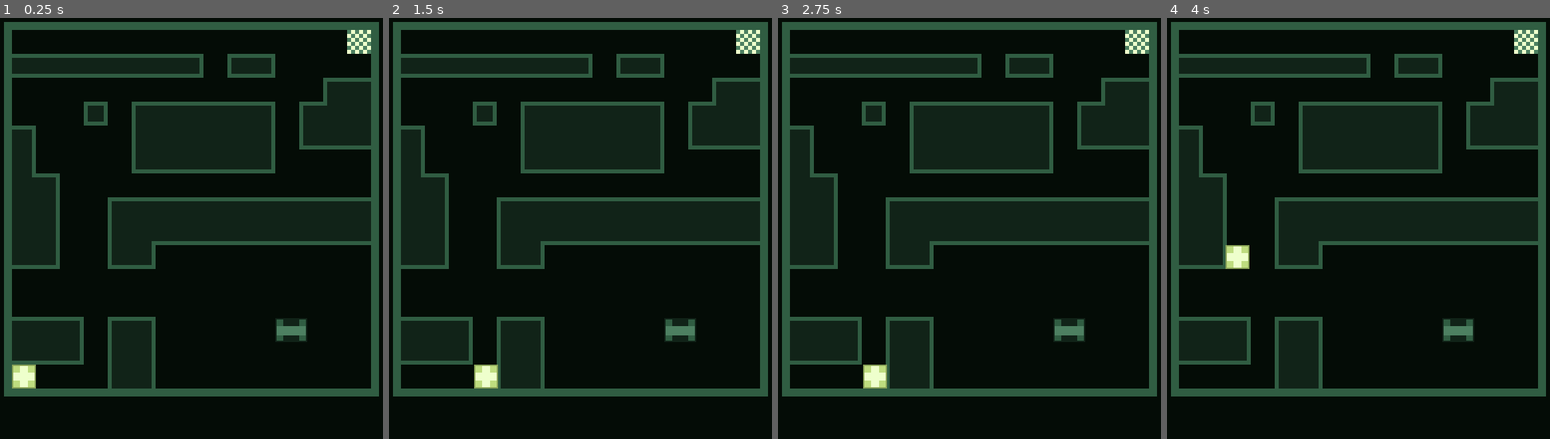
Above: before the commit, frames 1-4 (left to right).
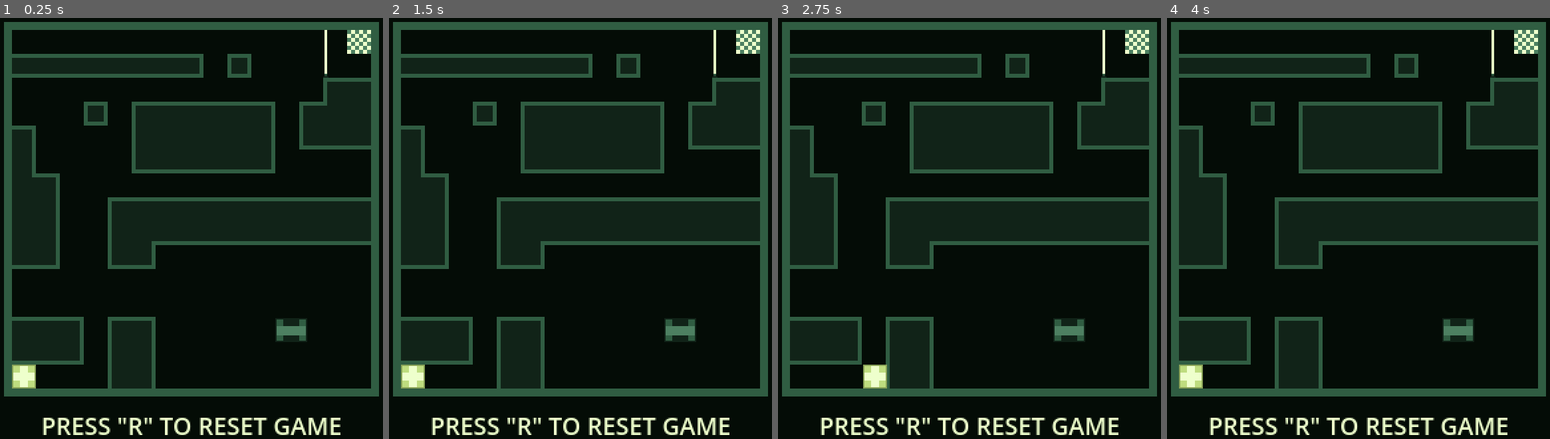
Above: after the commit, the same moments.

Repository: pangeon/Pixel-Mania
Game: Godot game, scene res://scenes/game.tscn
Same seed, same stepped clock (60 frames per second), same inputs: the game is played once before the commit and once after it.
Inputs:
- Up to frame 1 (0.25 s): no input
- Up to frame 2 (1.5 s): tap R (reset, bound only after the commit) at 0.5, 1.25 s; hold Right (move_right) 0.53-1.28 s; hold Down (move_down) from 1.28 s (still down)
- Up to frame 3 (2.75 s): tap R (reset, bound only after the commit) at 2 s; release Down (move_down) at 2.03 s; hold Right (move_right) from 2.03 s (still down)
- Up to frame 4 (4 s): tap R (reset, bound only after the commit) at 2.75, 3.5 s; release Right (move_right) at 2.78 s; hold Up (move_up) 2.78-3.53 s; hold Left (move_left) from 3.53 s (still down)

The runs differ from the first frame. In frame 1, 1.8% of the frame differs, in the area x 11-89%, y 2-100%; in frame 2, 2.5%, in the area x 3-89%, y 2-100%; in frame 3, 1.8%; in frame 4, 2.5%.

Commit message:
add laser beam reset current scene

Diff:
--- a/globals.gd
+++ b/globals.gd
@@ -1,20 +1,21 @@
 extends Node
 
 func _ready():
-	print("-- GLOBALS --")
-	print("CANVAS_HEIGHT: ", CANVAS_HEIGHT)
-	print("CANVAS_WIDTH: ", CANVAS_WIDTH)
-	print("CANVAS_PADDING: ", CANVAS_PADDING)
-	print("LINE_WIDTH: ", LINE_WIDTH)
-	print("PLAYER_SIZE: ", PLAYER_SIZE)
-	print("PLAYER_SPEED: ", PLAYER_SPEED)
-	print("BG_COLOR: ", BG_COLOR)
-	print("BORDER_COLOR: ", BORDER_COLOR)
-	print("GAME_AREA_X: ", GAME_AREA_X)
-	print("GAME_AREA_Y: ", GAME_AREA_Y)
-	print("PLAYER_AREA: ", PLAYER_AREA)
-	print("PLAYER_START: ", PLAYER_START)
-	print("-------------")
+#	print("-- GLOBALS --")
+#	print("CANVAS_HEIGHT: ", CANVAS_HEIGHT)
+#	print("CANVAS_WIDTH: ", CANVAS_WIDTH)
+#	print("CANVAS_PADDING: ", CANVAS_PADDING)
+#	print("LINE_WIDTH: ", LINE_WIDTH)
+#	print("PLAYER_SIZE: ", PLAYER_SIZE)
+#	print("PLAYER_SPEED: ", PLAYER_SPEED)
+#	print("BG_COLOR: ", BG_COLOR)
+#	print("BORDER_COLOR: ", BORDER_COLOR)
+#	print("GAME_AREA_X: ", GAME_AREA_X)
+#	print("GAME_AREA_Y: ", GAME_AREA_Y)
+#	print("PLAYER_AREA: ", PLAYER_AREA)
+#	print("PLAYER_START: ", PLAYER_START)
+#	print("-------------")
+	pass
 
 const CANVAS_HEIGHT: float = 372.0
 const CANVAS_WIDTH: float = 372.0
--- a/project.godot
+++ b/project.godot
@@ -51,6 +51,11 @@
 "events": [Object(InputEventKey,"resource_local_to_scene":false,"resource_name":"","device":0,"window_id":0,"alt_presse …(181 unchanged characters)…
 ]
 }
+reset={
+"deadzone": 0.5,
+"events": [Object(InputEventKey,"resource_local_to_scene":false,"resource_name":"","device":0,"window_id":0,"alt_pressed":false,"shift_pressed":false,"ctrl_pressed":false,"meta_pressed":false,"pressed":false,"keycode":0,"physical_keycode":82,"key_label":0,"unicode":0,"echo":false,"script":null)
+]
+}
 
 [layer_names]
 
@@ -58,6 +63,7 @@
 2d_physics/layer_2="chests"
 2d_physics/layer_3="walls"
 2d_physics/layer_4="tilemap"
+2d_physics/layer_5="laser"
 
 [physics]
 
--- a/scenes/game.tscn
+++ b/scenes/game.tscn
@@ -1,10 +1,12 @@
-[gd_scene load_steps=12 format=3 uid="uid://dbi45lpog5ros"]
+[gd_scene load_steps=14 format=3 uid="uid://dbi45lpog5ros"]
 
 [ext_resource type="Script" path="res://scripts/background.gd" id="1_5kbue"]
 [ext_resource type="Script" path="res://scripts/game.gd" id="1_n4xvt"]
 [ext_resource type="PackedScene" uid="uid://dn8r6m21c5an" path="res://scenes/player.tscn" id="2_7b6k8"]
 [ext_resource type="PackedScene" uid="uid://kg54s01ginlu" path="res://scenes/chest.tscn" id="3_rqovp"]
 [ext_resource type="Texture2D" uid="uid://3ted24g1yntk" path="res://assets/tile_map_unit_18px.png" id="5_2l4eq"]
+[ext_resource type="PackedScene" uid="uid://c0osq77bxj2bw" path="res://scenes/laser_beam.tscn" id="6_0f2ra"]
+[ext_resource type="PackedScene" uid="uid://cs2npj5lu5xaa" path="res://scenes/info.tscn" id="7_xcppg"]
 
 [sub_resource type="TileSetAtlasSource" id="TileSetAtlasSource_3imup"]
 texture = ExtResource("5_2l4eq")
@@ -127,13 +129,16 @@
 position = Vector2(51, 51)
 tile_set = SubResource("TileSet_hktew")
 format = 2
-layer_0/tile_data = PackedInt32Array(851968, 458752, 0, 8519 …(1207 unchanged characters)… 38, 327680, 1, 65541, 327680, 1, 65545, 196608, 1, 65546, 262144, 1, 196621, 589824, 0, 262157, 458752,  …(234 unchanged characters)…
+layer_0/tile_data = PackedInt32Array(851968, 458752, 0, 8519 …(1207 unchanged characters)… 38, 327680, 1, 65541, 327680, 1, 65545, 0, 1, 196621, 589824, 0, 262157, 458752,  …(234 unchanged characters)…
 
 [node name="Chest" parent="." instance=ExtResource("3_rqovp")]
 position = Vector2(249, 268)
 
 [node name="Player" parent="." instance=ExtResource("2_7b6k8")]
 position = Vector2(-18, -18)
+
+[node name="LaserBeam" parent="." instance=ExtResource("6_0f2ra")]
+position = Vector2(287, 69)
 
 [node name="GameBorders" type="StaticBody2D" parent="."]
 collision_layer = 4
@@ -154,3 +159,18 @@
 [node name="Bottom" type="CollisionShape2D" parent="GameBorders"]
 position = Vector2(186, 324)
 shape = SubResource("RectangleShape2D_pqdyo")
+
+[node name="Info" parent="." instance=ExtResource("7_xcppg")]
+anchors_preset = 7
+anchor_left = 0.5
+anchor_top = 1.0
+anchor_right = 0.5
+offset_left = 186.0
+offset_top = 365.0
+offset_right = 186.0
+offset_bottom = 365.0
+grow_vertical = 0
+size_flags_horizontal = 4
+size_flags_vertical = 8
+
+[connection signal="player_touch" from="LaserBeam" to="Player" method="_on_laser_beam_player_touch"]
--- /dev/null
+++ b/scenes/info.tscn
@@ -0,0 +1,30 @@
+[gd_scene load_steps=2 format=3 uid="uid://cs2npj5lu5xaa"]
+
+[sub_resource type="LabelSettings" id="LabelSettings_6qrnu"]
+font_size = 18
+font_color = Color(0.933333, 1, 0.8, 1)
+
+[node name="Info" type="Control"]
+texture_filter = 1
+layout_mode = 3
+anchors_preset = 15
+anchor_right = 1.0
+anchor_bottom = 1.0
+grow_horizontal = 2
+grow_vertical = 2
+
+[node name="Label" type="Label" parent="."]
+texture_filter = 1
+layout_mode = 1
+anchors_preset = 12
+anchor_top = 1.0
+anchor_right = 1.0
+anchor_bottom = 1.0
+offset_top = -29.0
+offset_bottom = -3.0
+grow_horizontal = 2
+grow_vertical = 0
+text = "PRESS \"R\" TO RESET GAME"
+label_settings = SubResource("LabelSettings_6qrnu")
+horizontal_alignment = 1
+vertical_alignment = 1
--- /dev/null
+++ b/scenes/laser_beam.tscn
@@ -0,0 +1,48 @@
+[gd_scene load_steps=7 format=3 uid="uid://c0osq77bxj2bw"]
+
+[ext_resource type="Script" path="res://scripts/laser_beam.gd" id="1_60uol"]
+[ext_resource type="Texture2D" uid="uid://daq6owk52lw5c" path="res://assets/laser-beam-2x-off.png" id="1_jawex"]
+[ext_resource type="Texture2D" uid="uid://bq32jikdt3xa8" path="res://assets/laser-beam-2x1.png" id="2_g3j6u"]
+[ext_resource type="Texture2D" uid="uid://dahcq50wmsxt3" path="res://assets/laser-beam-2x2.png" id="3_ostos"]
+
+[sub_resource type="SpriteFrames" id="SpriteFrames_x0km0"]
+animations = [{
+"frames": [{
+"duration": 1.0,
+"texture": ExtResource("1_jawex")
+}],
+"loop": true,
+"name": &"off",
+"speed": 5.0
+}, {
+"frames": [{
+"duration": 1.0,
+"texture": ExtResource("2_g3j6u")
+}, {
+"duration": 1.0,
+"texture": ExtResource("3_ostos")
+}],
+"loop": true,
+"name": &"on",
+"speed": 5.0
+}]
+
+[sub_resource type="RectangleShape2D" id="RectangleShape2D_4o7jd"]
+size = Vector2(2, 36)
+
+[node name="LaserBeam" type="Area2D"]
+collision_layer = 16
+collision_mask = 3
+script = ExtResource("1_60uol")
+
+[node name="Animation" type="AnimatedSprite2D" parent="."]
+texture_filter = 1
+sprite_frames = SubResource("SpriteFrames_x0km0")
+animation = &"on"
+autoplay = "on"
+frame_progress = 0.0983291
+
+[node name="CollisionShape" type="CollisionShape2D" parent="."]
+shape = SubResource("RectangleShape2D_4o7jd")
+
+[connection signal="body_entered" from="." to="." method="_on_body_entered"]
--- a/scenes/player.tscn
+++ b/scenes/player.tscn
@@ -18,7 +18,7 @@
 size = Vector2(0.111838, 0.0729135)
 
 [node name="Player" type="CharacterBody2D"]
-collision_mask = 14
+collision_mask = 30
 script = ExtResource("1_c2gyx")
 
 [node name="Sprite2D" type="AnimatedSprite2D" parent="."]
--- /dev/null
+++ b/scripts/laser_beam.gd
@@ -0,0 +1,23 @@
+extends Area2D
+
+class_name LaserBeam
+
+signal player_touch
+signal chest_touch
+
+@onready var animation_sprite: AnimatedSprite2D = $Animation
+@onready var collision_shape: CollisionShape2D = $CollisionShape
+
+func _ready() -> void:
+	pass
+
+func _process(_delta) -> void:
+	pass
+
+func _on_body_entered(body) -> void:
+	if body is Player:
+		player_touch.emit()
+	if body is Chest:
+		chest_touch.emit()
+#		animation_sprite.position.y = 36
+#		collision_shape.position.y = 36
--- a/scripts/player.gd
+++ b/scripts/player.gd
@@ -18,6 +18,8 @@
 		velocity.y += speed
 	if Input.is_action_pressed("move_up"):
 		velocity.y -= speed
+	if Input.is_action_pressed("reset"):
+		_reset()
 
 	var collision: KinematicCollision2D = move_and_collide(velocity)
 
@@ -29,3 +31,10 @@
 
 func print_player_position() -> void:
 	print("x=", int(position.x), " | y=", int(position.y))
+
+func _on_laser_beam_player_touch():
+	print("player touch laser beam")
+	_reset()
+
+func _reset():
+	get_tree().reload_current_scene()
Binary file added: assets/laser-beam-2x-off.ase
Binary file added: assets/laser-beam-2x-off.png
Not shown, added: assets/laser-beam-2x-off.png.import
Binary file added: assets/laser-beam-2x.ase
Binary file added: assets/laser-beam-2x1.png
Not shown, added: assets/laser-beam-2x1.png.import
Binary file added: assets/laser-beam-2x2.png
Not shown, added: assets/laser-beam-2x2.png.import
Binary file added: assets/laser-beam.ase
Binary file added: assets/laser-beam1.png
Not shown, added: assets/laser-beam1.png.import
Binary file added: assets/laser-beam2.png
(and 6 more such lines)
